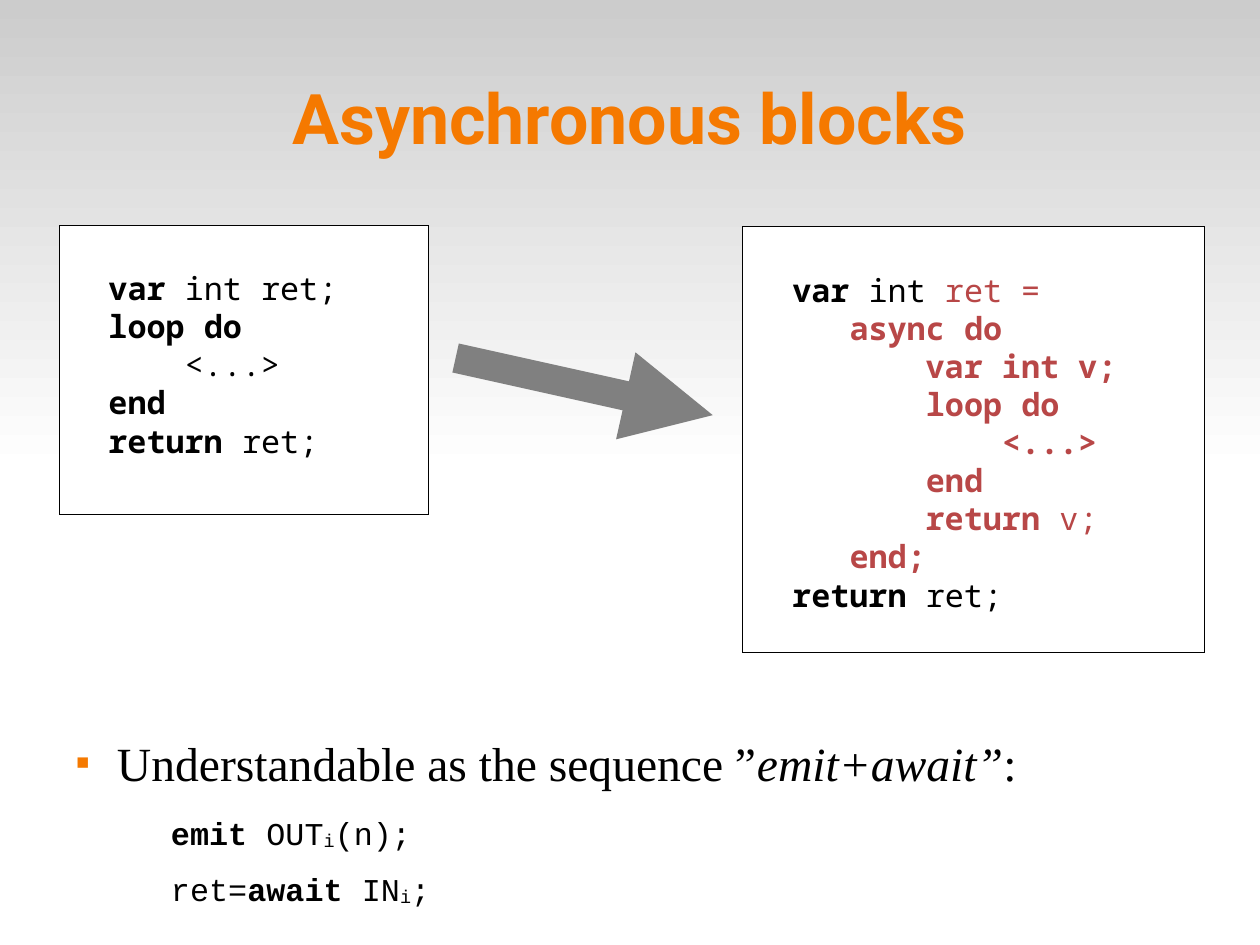
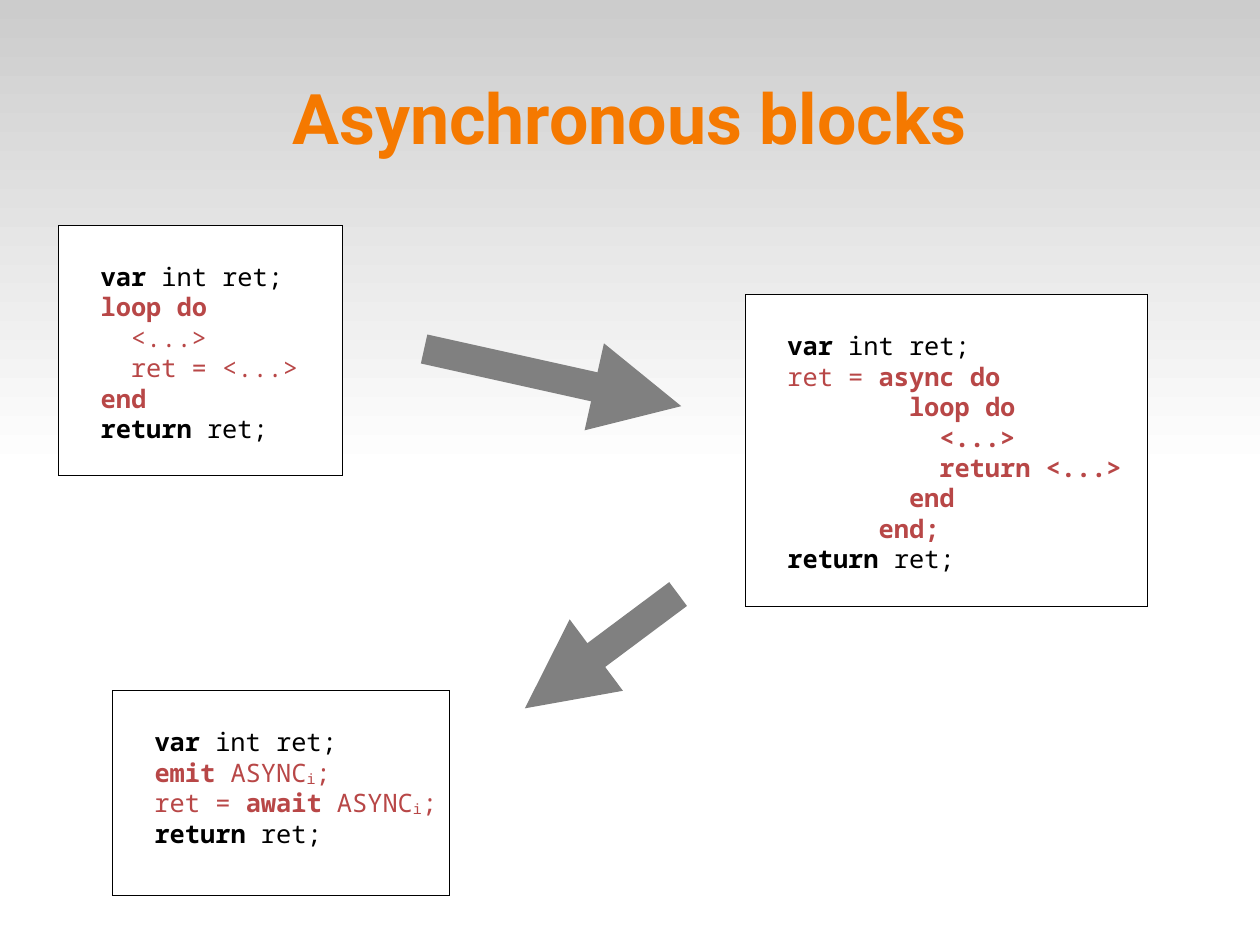
Before and after one commit to fsantanna-no/ceu-docs, a slide deck: slide 23 of ceu_async.odp (slide 8 before the commit). Drawn at 1260x945 pixels with LibreOffice and Linux fonts; fonts in the diff are those of the drawing. Boxes give left, top, right and bottom in pixels: in the first picture for what was removed or moved away, otherwise in the second. Text is boxed around its words. In the diff, an @@ line names an element or a change of style, - is before the commit and + after.

```diff
--- a/ceu_async.odp
+++ b/ceu_async.odp
@@ rectangle "var int ret;": place and size @@
-rectangle "var int ret;" at bbox=[59, 225, 429, 515]
+rectangle "var int ret;" at bbox=[59, 225, 343, 476]
@@ text in rectangle at bbox=[101, 266, 283, 442]: size 20 to 16 pt in "var int ret;", "loop do", "<...>", "end" and 1 more places; text colour #000000 to #B84747 in "loop do", "<...>", "end" @@
@@ rectangle "var int ret;": place and size @@
-rectangle "var int ret;" at bbox=[743, 226, 1205, 653]
+rectangle "var int ret;" at bbox=[747, 294, 1148, 607]
@@ text in rectangle at bbox=[131, 359, 177, 378]: paragraph added @@
+ret = <...>
@@ arrow moved from (456, 358) - (713, 415) to (424, 349) - (681, 406) @@
@@ text in rectangle at bbox=[787, 335, 1000, 392]: text changed; size 20 to 16 pt; bold off @@
-var int ret =
-async do
-var int v;
+var int ret;
+ret = async do
@@ text in rectangle at bbox=[787, 396, 1015, 572]: size 20 to 16 pt in "loop do", "<...>", "end", "end;" and 1 more places @@
@@ text in rectangle at bbox=[939, 459, 1030, 478]: paragraph added @@
+return <...>
@@ text in rectangle at bbox=[926, 508, 1097, 535]: paragraph removed @@
-return v;
@@ arrow added from (678, 595) to (525, 709), #808080 18.71 pt @@
@@ rectangle added at bbox=[113, 691, 450, 896], fill #FFFFFF, outline #000000 0 pt, 16 pt, text #B84747 @@
+var int ret;
+emit ASYNCi;
+ret = await ASYNCi;
+return ret;
@@ text removed at bbox=[117, 748, 1017, 902] @@
-■ Understandable as the sequence ”emit+await”:
-  emit OUTi(n);
-  ret=await INi;
```
Also in this commit, not shown: 8 other slides changed, 11 slides added, 1 slide removed, 30 other files.
